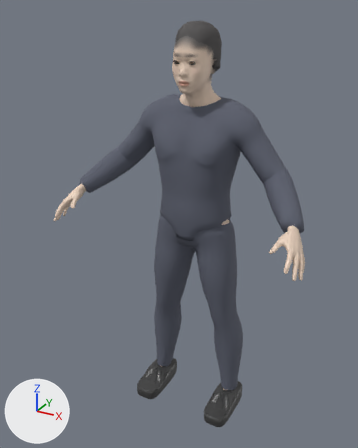
The glTF model assets/people/prof_oni.glb: old version first, new version second.
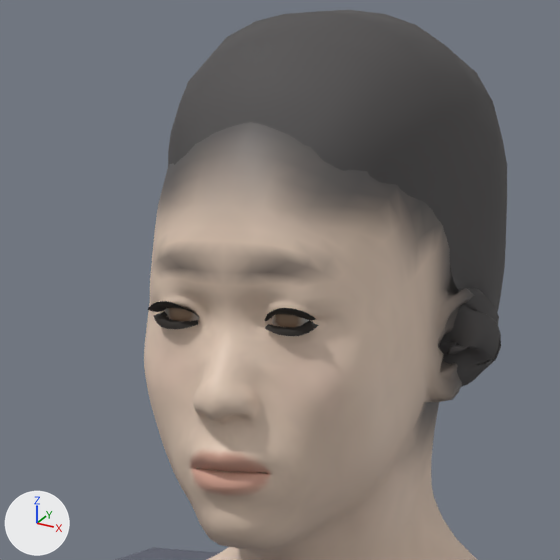
The first picture shows the older version from a 50 mm camera at (0.935, -1.883, 1.884) aimed at (-0.042, -0.107, 0.996). The close-ups show the older and then the newer version on the part from 43% to 64% of the width and 4% to 21% of the height of that picture. Only the edits that show in the close-ups are written down. Arrows for +X, +Y and +Z are at lower left; the lights stay in place. Vertices at exactly the same position are counted once.

The first close-up shows 'Body', 'Hair', 'Top'.
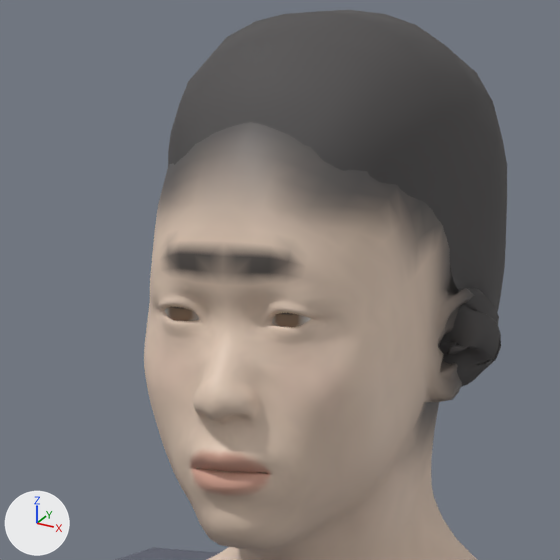
Where the change shows, as pixel boxes [x1, y1, x2, y2] in the close-ups (560 x 560 px):
part 1 of me_body, deleted: before [265, 308, 316, 321]
part 2 of me_body, deleted: before [148, 301, 198, 316]
part 3 of me_body, deleted: before [154, 311, 198, 329]
part 4 of me_body, deleted: before [265, 321, 319, 336]
part 5 of me_body, recoloured: [151, 236, 338, 285] in both

The change, as a list of edits to the scene's bpy script:
```text
Change me_body:
    used by ob_body; location = (0.0, 0.0, 0.0)
    remove me_body.from_pydata(...)  # 9126 vertices, 17730 faces; spans x -0.57..0.57, y -0.37..0.11, z 0.07..1.81
    add me_body.from_pydata(...)  # 8876 vertices, 17362 faces; spans x -0.57..0.57, y -0.37..0.11, z 0.07..1.81
    me_body part 1: the loose piece of 65 vertices spanning x 0.02..0.05, y -0.15..-0.14, z 1.69 is deleted
    me_body part 2: the loose piece of 65 vertices spanning x -0.05..-0.02, y -0.15..-0.14, z 1.69 is deleted
    me_body part 3: the loose piece of 60 vertices spanning x -0.05..-0.02, y -0.15..-0.14, z 1.68..1.69 is deleted
    me_body part 4: the loose piece of 60 vertices spanning x 0.02..0.05, y -0.15..-0.14, z 1.68..1.69 is deleted
    me_body part 5: 99 kept faces spanning x -0.06..0.06, y -0.15..-0.12, z 1.7..1.73 get new vertex colours; the middle colour goes from beige #d8c1af to beige #e2cbb8
    remove me_body.materials.append(mat_lash)
```
